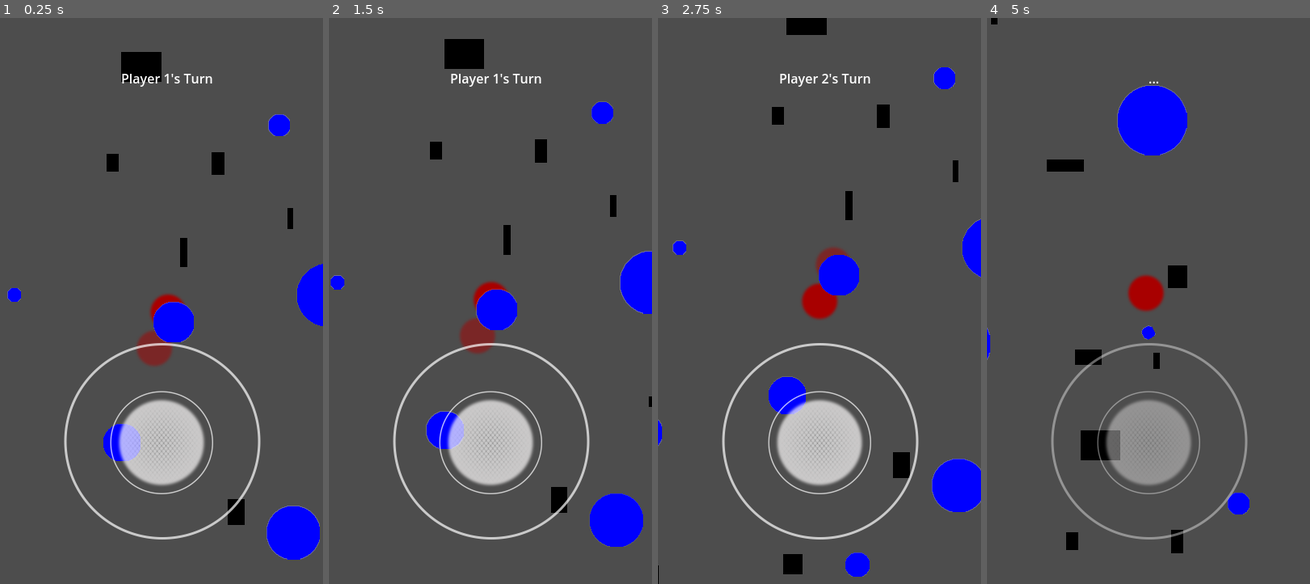
Above: before the commit, frames 1-4 (left to right).
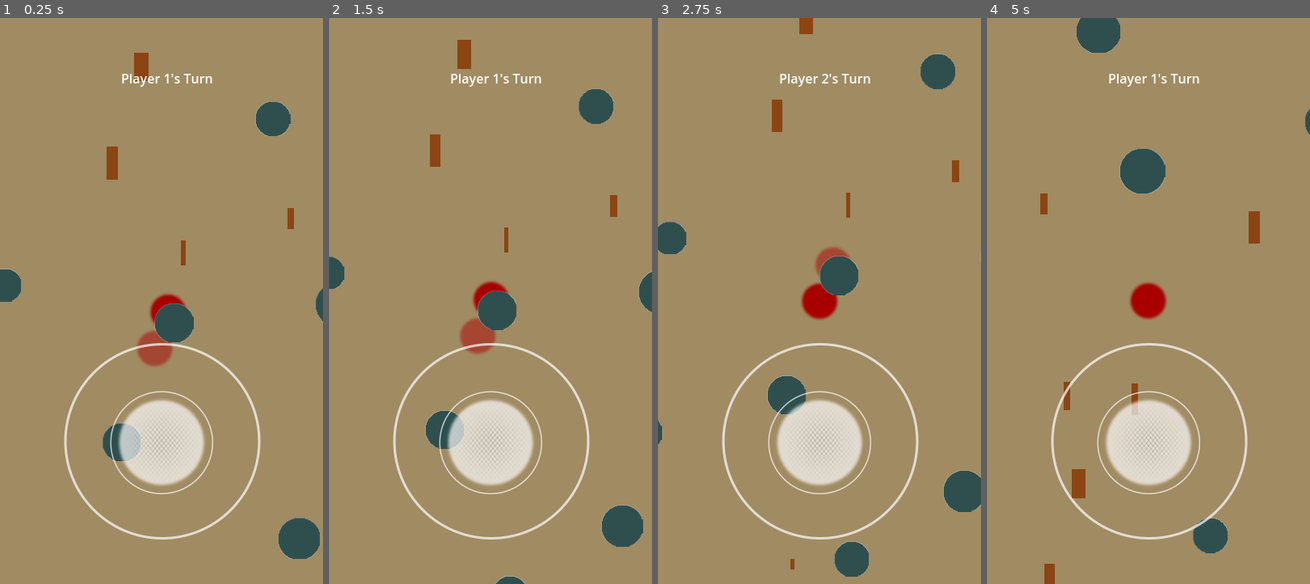
Above: after the commit, the same moments.

Repository: DeogenesMaranan/BallRace
Game: Godot game, scene res://main.tscn
Two runs of this game, one before a commit and one after it. Both use one fixed random seed, a clock stepped at 60 frames per second and the inputs below.
Inputs (mouse positions are in pixels of both pictures, inside the frame that each line leads up to):
- Up to frame 1 (0.25 s): no input
- Up to frame 2 (1.5 s): click (490, 442) at 0.5 s; click (490, 442) at 1.25 s
- Up to frame 3 (2.75 s): click (819, 442) at 2 s
- Up to frame 4 (5 s): tap Enter at 2.75 s; move the mouse to (1219, 272) at 2.77 s; move the mouse to (1083, 329) at 3.52 s; move the mouse to (1180, 176) at 4.27 s

The runs differ from the first frame. In frame 1, 100% of the frame differs, in the area x 0-100%, y 0-100%; in frame 2, 100%; in frame 3, 99%; in frame 4, 100%.

Commit message:
Change Color

Diff:
--- a/Components/winScreen.gd
+++ b/Components/winScreen.gd
@@ -15,7 +15,7 @@
 
 func show_winner(player_name: String):
 	winner_label.text = player_name + " Wins!"
-	overlay.color = Color(0, 0, 0, 0.7)
+	overlay.color = Color(0, 0, 0, 0.9)
 	show()
 
 func _on_play_again_pressed():
--- a/Components/winScreen.tscn
+++ b/Components/winScreen.tscn
@@ -27,6 +27,7 @@
 [node name="WinnerLabel" type="Label" parent="PopUp"]
 layout_mode = 2
 horizontal_alignment = 1
+uppercase = true
 
 [node name="PlayAgainButton" type="Button" parent="PopUp"]
 layout_mode = 2
--- a/Helper/obstacleGenerator.gd
+++ b/Helper/obstacleGenerator.gd
@@ -3,9 +3,9 @@
 @export_group("Dynamic Obstacles")
 @export var dynamic_min_count: int = 75
 @export var dynamic_max_count: int = 100
-@export var dynamic_min_size: float = 5.0
-@export var dynamic_max_size: float = 50.0
-@export var dynamic_color: Color = Color.BLUE
+@export var dynamic_min_size: float = 20.0
+@export var dynamic_max_size: float = 30.0
+@export var dynamic_color: Color = Color.DARK_SLATE_GRAY
 @export var dynamic_collision_margin: int = 100
 
 @export_group("Static Obstacles")
@@ -13,7 +13,7 @@
 @export var static_max_count: int = 100
 @export var static_min_size: float = 5.0
 @export var static_max_size: float = 50.0
-@export var static_color: Color = Color.BLACK
+@export var static_color: Color = Color.SADDLE_BROWN
 @export var static_collision_margin: int = 100
 
 @export var min_spacing: float = 30.0
--- a/Helper/wallGenerator.gd
+++ b/Helper/wallGenerator.gd
@@ -1,7 +1,7 @@
 extends Node2D
 
 @export var collision_margin: int = 100
-@export var wall_color: Color = Color.RED
+@export var wall_color: Color = Color.BROWN
 @export var finish_line_color: Color = Color.GREEN
 const FINISH_SIZE_HORIZONTAL = Vector2(200, 100)
 const FINISH_SIZE_VERTICAL = Vector2(100, 200)
--- a/project.godot
+++ b/project.godot
@@ -24,3 +24,4 @@
 
 renderer/rendering_method="mobile"
 textures/vram_compression/import_etc2_astc=true
+environment/defaults/default_clear_color=Color(0.627451, 0.545098, 0.388235, 1)
